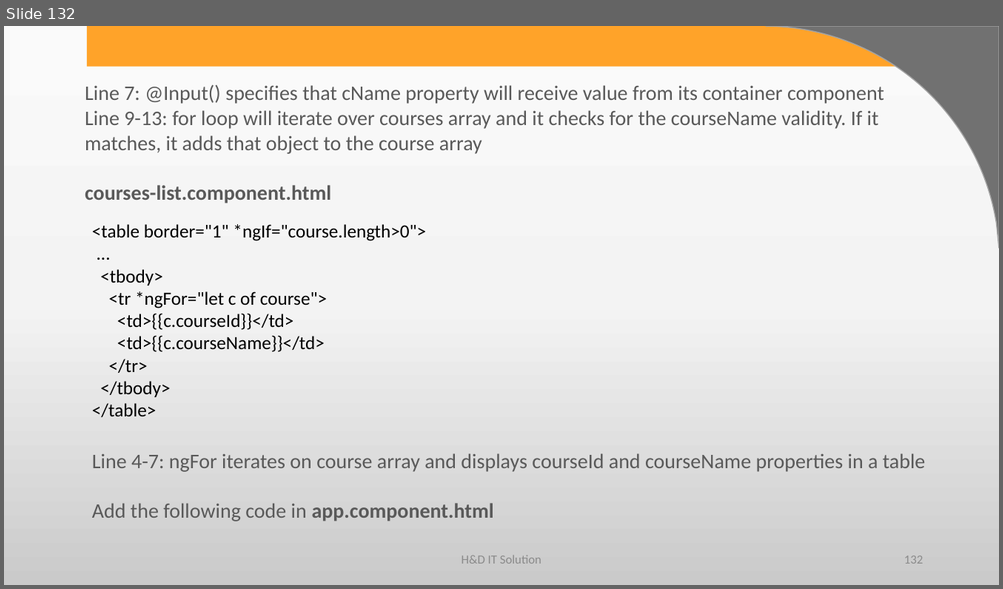
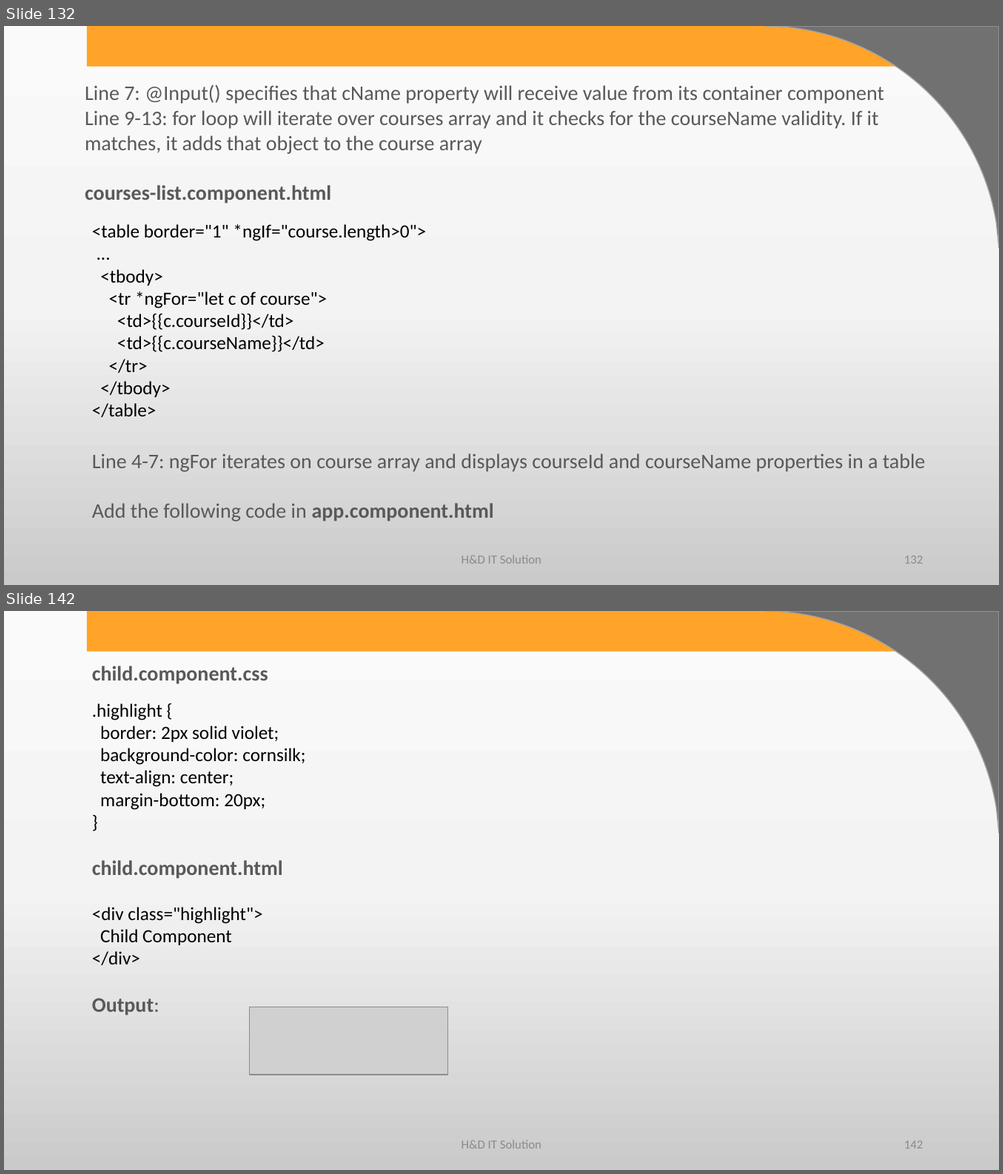
Before and after one commit to harshadasawant/infiniteAngular, a slide deck: ppt/ANGULAR.pptx. Shown one above the other, each under a label of ours: slide 132 before the commit, slides 132 and 142 after it; the slides between them are not shown. The pictures are 1003x589 and 1003x1174 pixels, drawn with LibreOffice and Linux fonts; fonts in the diff are those of the drawing; grey boxes stand for pictures; background and template pictures are left out. Boxes give left, top, right and bottom in pixels: in the first picture for what was removed or moved away, otherwise in the second. Text is boxed around its words. In the diff, an @@ line names an element or a change of style, - is before the commit and + after.

Commit message:
send data from parent to child and child to parent

```diff
--- a/ppt/ANGULAR.pptx
+++ b/ppt/ANGULAR.pptx
@@ slide 142 added at (x1=4, y1=611, x2=999, y2=1170), background gradient #FBFBFB to #F4F4F4 to #CBCBCB; not listed: 2 template elements that a slide beside it also shows @@
@@ text added at (x1=92, y1=666, x2=268, y2=684), 20 pt, text #595959, bold @@
+child.component.css
@@ text added at (x1=92, y1=703, x2=305, y2=810), 18 pt, text #000000 @@
+.highlight {
+border: 2px solid violet;
+background-color: cornsilk;
+text-align: center;
+margin-bottom: 20px;
+}
@@ text added at (x1=92, y1=860, x2=283, y2=879), 20 pt, text #595959, bold @@
+child.component.html
@@ text added at (x1=92, y1=907, x2=262, y2=965), 18 pt, text #000000 @@
+<div class="highlight">
+Child Component
+</div>
@@ text added at (x1=92, y1=998, x2=159, y2=1016), 20 pt, text #595959, bold @@
+Output:
@@ picture added at (x1=250, y1=1007, x2=448, y2=1075) @@
@@ text added at (x1=461, y1=1141, x2=541, y2=1149), 12 pt, text #8C8C8C @@
+H&D IT Solution
@@ page number added at (x1=904, y1=1141, x2=922, y2=1149), 12 pt, text #8C8C8C @@
+142
```
Also in this commit, not shown: 1 slide changed, 21 other slides added, 9 other files.
